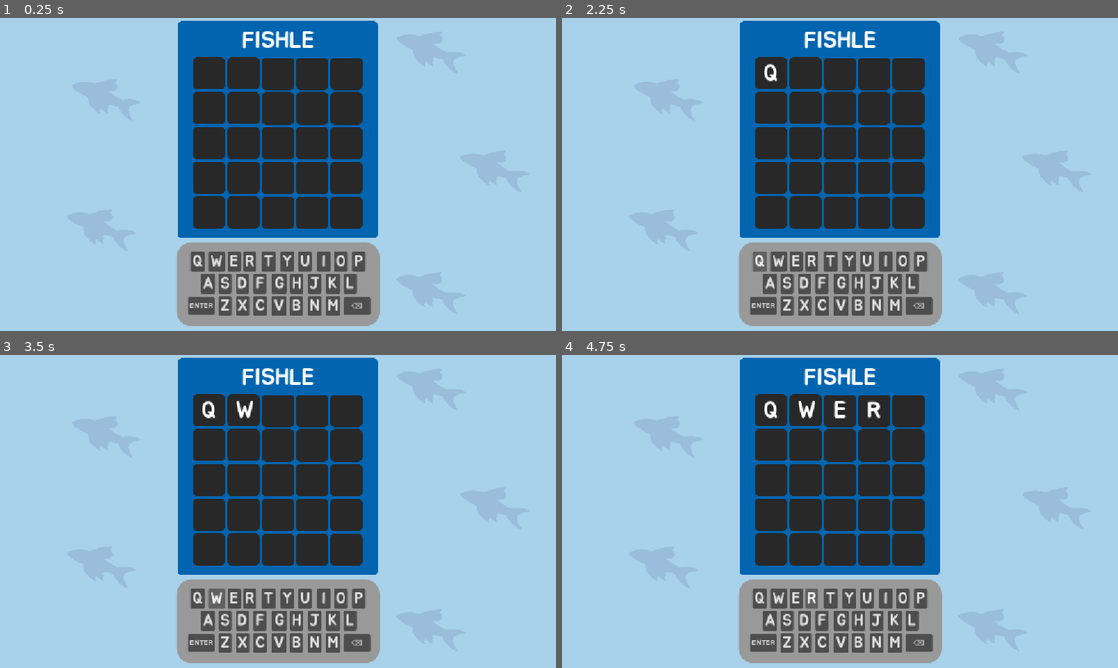
Above: before the commit, frames 1-4 (two rows, left to right).
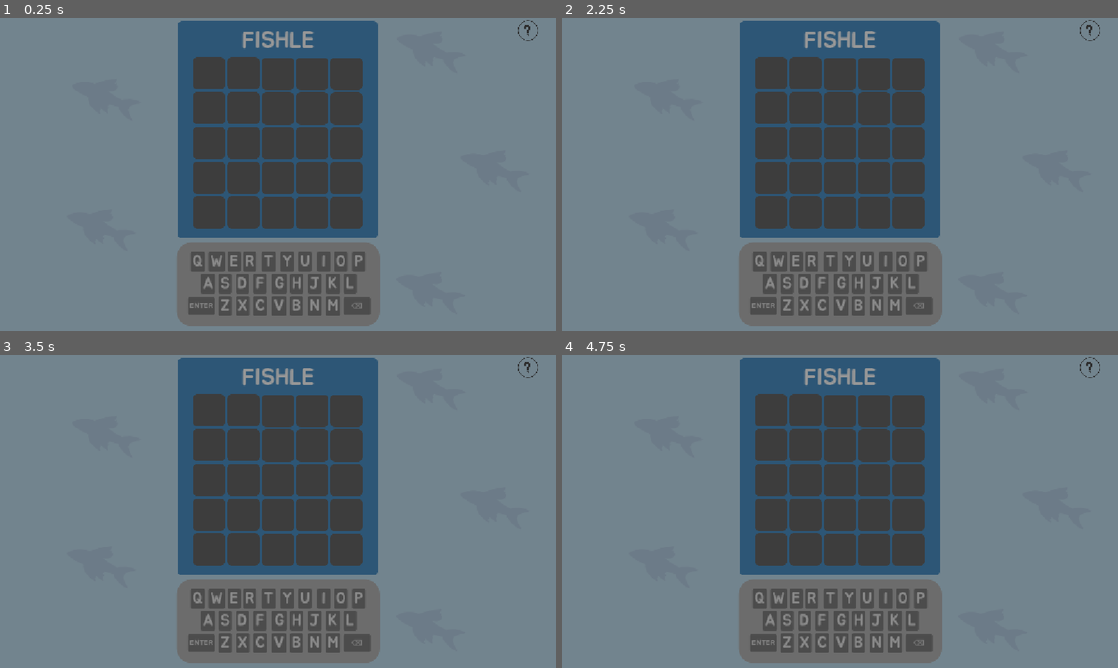
Above: after the commit, the same moments.

Repository: justvishy12/Fishy-Times
Game: Godot game, scene res://scenes/oceanwordsplay.tscn
The game is run twice, just before and just after one commit, with the same random seed, the same clock (stepped at 60 frames per second) and the same inputs.
Inputs:
- Up to frame 1 (0.25 s): no input
- Up to frame 2 (2.25 s): click "ENTER" at 0.5 s; click "ENTER" at 1.25 s; click "Q" at 2 s
- Up to frame 3 (3.5 s): click "W" at 2.75 s
- Up to frame 4 (4.75 s): click "E" at 3.5 s; click "R" at 4.25 s

The runs differ from the first frame. In frame 1, 82% of the frame differs, in the area x 0-100%, y 0-100%; in frame 2, 82%; in frame 3, 82%; in frame 4, 82%.

Commit message:
Add info and buttons
I added instructions and better words list

Diff:
--- a/ocean-words/scenes/oceanwordsplay.tscn
+++ b/ocean-words/scenes/oceanwordsplay.tscn
@@ -5,6 +5,7 @@
 [ext_resource type="Texture2D" uid="uid://10bw5bmfpwr1" path="res://assets/GameBG.png" id="2_y68d8"]
 [ext_resource type="Texture2D" uid="uid://dopp1o3nhmi3w" path="res://assets/BlackWordBG.png" id="3_y68d8"]
 [ext_resource type="FontFile" uid="uid://bl7uaxqknryt6" path="res://fonts/Jua-Regular.ttf" id="4_upy4a"]
+[ext_resource type="Texture2D" uid="uid://bdy3v583jeldu" path="res://assets/Info.png" id="6_qn6of"]
 
 [sub_resource type="StyleBoxFlat" id="StyleBoxFlat_0kpj8"]
 corner_radius_top_left = 30
@@ -789,8 +790,19 @@
 text = "FISHLE"
 horizontal_alignment = 1
 
+[node name="Info" type="Sprite2D" parent="." unique_id=2041889358]
+position = Vector2(1094, 26)
+scale = Vector2(0.42, 0.42)
+texture = ExtResource("6_qn6of")
+
+[node name="InfoBut" type="Button" parent="." unique_id=2057679797]
+modulate = Color(1, 1, 1, 0)
+offset_left = 1072.0
+offset_top = 4.0
+offset_right = 1116.0
+offset_bottom = 48.0
+
 [node name="BgBlur" type="Panel" parent="." unique_id=1315864370]
-visible = false
 offset_left = -184.0
 offset_top = -179.0
 offset_right = 1359.0
@@ -798,6 +810,7 @@
 theme_override_styles/panel = SubResource("StyleBoxFlat_ldxs4")
 
 [node name="WordShow" type="Panel" parent="BgBlur" unique_id=2048314744]
+visible = false
 layout_mode = 0
 offset_left = 532.0
 offset_top = 307.0
@@ -826,16 +839,62 @@
 theme_override_font_sizes/font_size = 32
 horizontal_alignment = 1
 
-[node name="restart" type="Button" parent="BgBlur" unique_id=156525617]
+[node name="restart" type="Button" parent="BgBlur/WordShow" unique_id=156525617]
 layout_mode = 0
-offset_left = 691.0
-offset_top = 473.0
-offset_right = 830.0
-offset_bottom = 514.0
+offset_left = 159.0
+offset_top = 166.0
+offset_right = 298.0
+offset_bottom = 207.0
 theme_override_fonts/font = ExtResource("4_upy4a")
 theme_override_font_sizes/font_size = 32
 theme_override_styles/normal = SubResource("StyleBoxFlat_w173s")
 text = "RESTART"
+
+[node name="HelpNeed" type="Panel" parent="BgBlur" unique_id=2127993666]
+visible = false
+layout_mode = 0
+offset_left = 532.0
+offset_top = 263.0
+offset_right = 989.0
+offset_bottom = 626.0
+theme_override_styles/panel = SubResource("StyleBoxFlat_upy4a")
+
+[node name="Ifno" type="Label" parent="BgBlur/HelpNeed" unique_id=148785780]
+layout_mode = 0
+offset_left = 119.0
+offset_top = 19.0
+offset_right = 353.0
+offset_bottom = 52.0
+theme_override_fonts/font = ExtResource("4_upy4a")
+theme_override_font_sizes/font_size = 32
+text = "HOW TO  PLAY"
+horizontal_alignment = 1
+
+[node name="instructions" type="Label" parent="BgBlur/HelpNeed" unique_id=985184867]
+layout_mode = 0
+offset_left = 53.0
+offset_top = 63.0
+offset_right = 407.0
+offset_bottom = 276.0
+theme_override_fonts/font = ExtResource("4_upy4a")
+theme_override_font_sizes/font_size = 32
+text = "Guess a word
+-Green correct letter right spot
+-Yellow correct letter wrong spot
+-Grey letter not in word"
+horizontal_alignment = 1
+autowrap_mode = 2
+
+[node name="CLose" type="Button" parent="BgBlur/HelpNeed/instructions" unique_id=1699974468]
+layout_mode = 0
+offset_left = 102.0
+offset_top = 231.0
+offset_right = 241.0
+offset_bottom = 272.0
+theme_override_fonts/font = ExtResource("4_upy4a")
+theme_override_font_sizes/font_size = 32
+theme_override_styles/normal = SubResource("StyleBoxFlat_w173s")
+text = "CLOSE"
 
 [node name="Camera2D" type="Camera2D" parent="." unique_id=516585584]
 position = Vector2(576, 324)
@@ -871,4 +930,6 @@
 [connection signal="pressed" from="OnlineKeybaord/BM" to="." method="_on_bm_pressed"]
 [connection signal="pressed" from="OnlineKeybaord/Enter" to="." method="_on_enter_pressed"]
 [connection signal="pressed" from="OnlineKeybaord/Delete" to="." method="_on_delete_pressed"]
-[connection signal="pressed" from="BgBlur/restart" to="." method="_on_restart_pressed"]
+[connection signal="pressed" from="InfoBut" to="." method="_on_info_but_pressed"]
+[connection signal="pressed" from="BgBlur/WordShow/restart" to="." method="_on_restart_pressed"]
+[connection signal="pressed" from="BgBlur/HelpNeed/instructions/CLose" to="." method="_on_c_lose_pressed"]
--- a/ocean-words/scripts/oceanwordsplay.gd
+++ b/ocean-words/scripts/oceanwordsplay.gd
@@ -53,6 +53,7 @@
 	row4 = true
 	row5 = true
 	$BgBlur.visible = true
+	$BgBlur/WordShow.visible = true
 
 #game actually starting
 func check():
@@ -729,3 +730,14 @@
 
 func _on_restart_pressed() -> void:
 	get_tree().reload_current_scene()
+
+
+func _on_c_lose_pressed() -> void:
+	$BgBlur/HelpNeed.visible = false
+	$BgBlur.visible = false
+
+
+
+func _on_info_but_pressed() -> void:
+	$BgBlur.visible = true
+	$BgBlur/HelpNeed.visible = true
Binary file added: ocean-words/assets/Info.png
Not shown, added: ocean-words/assets/Info.png.import
Not shown, changed: ocean-words/words.txt
